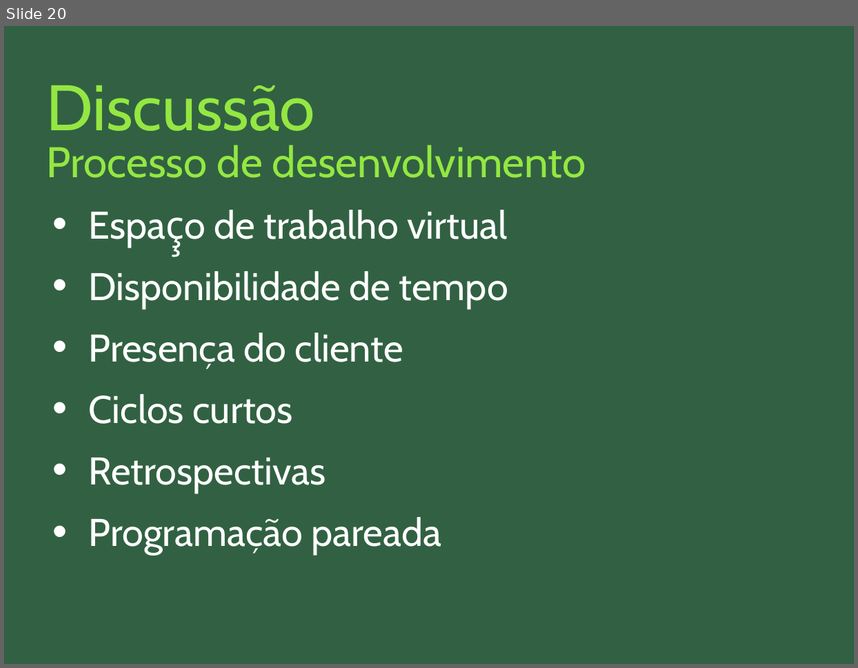
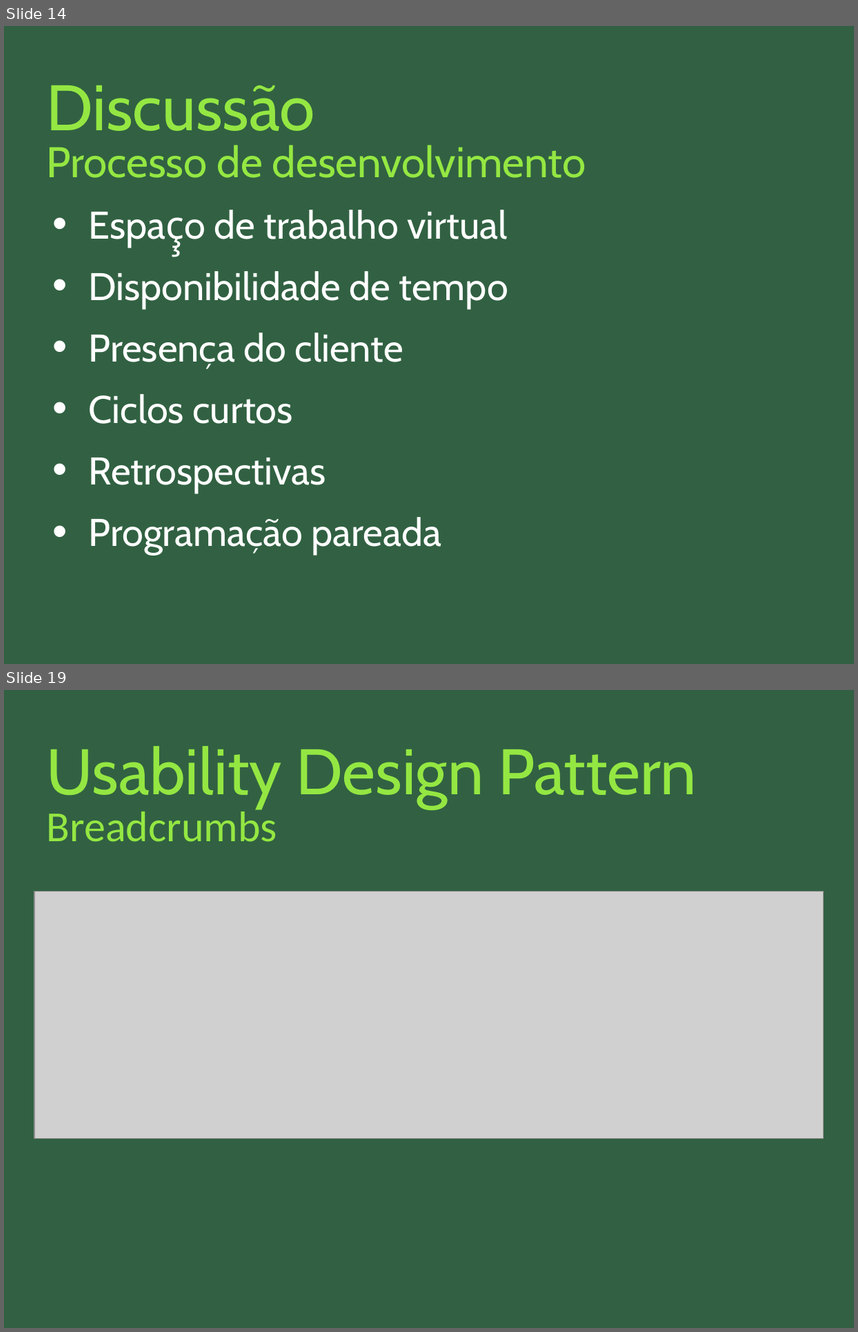
Before and after one commit to nathaliaspatricio/febracev, a slide deck: docs/monografia/apresentação_final.odp. Shown one above the other, each under a label of ours: slide 20 before the commit, slides 14 and 19 after it; the slides between them are not shown. The pictures are 858x668 and 858x1332 pixels, drawn with LibreOffice and Linux fonts; fonts in the diff are those of the drawing; grey boxes stand for pictures. Boxes give left, top, right and bottom in pixels: in the first picture for what was removed or moved away, otherwise in the second. Text is boxed around its words. In the diff, an @@ line names an element or a change of style, - is before the commit and + after.

```diff
--- a/docs/monografia/apresentação_final.odp
+++ b/docs/monografia/apresentação_final.odp
@@ slide 19 added at bbox=[4, 690, 854, 1328], background #316142 @@
@@ title added at bbox=[47, 746, 697, 808], 60 pt, text #94E742 @@
+Usability Design Pattern
@@ title added at bbox=[47, 806, 277, 842], 40 pt, text #94E742 @@
+Breadcrumbs
@@ picture added at bbox=[34, 891, 824, 1138] @@
@@ what was slide 20 is now slide 14 @@
```
Also in this commit, not shown: 7 slides changed, 7 other slides added, 32 slides removed.
